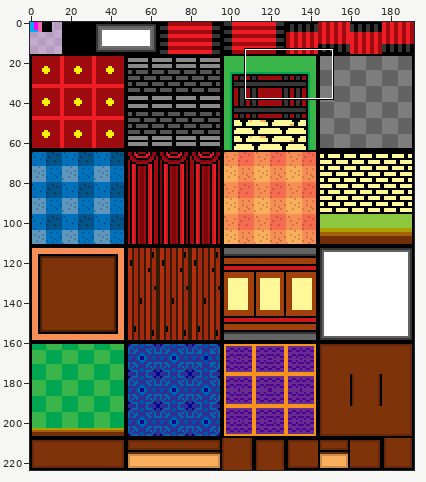
A sprite sheet gets an edit: sprites/sTilesCasino/68777d4e-9b91-48a6-8e90-35934fd315e8.png. Above: a wide view before the commit, with the close-up outlined.
Close-up. Before:
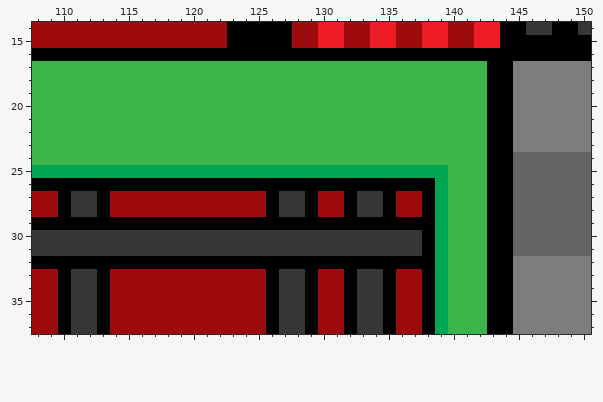
The file is 192x224 pixels. Shown: x 108..150, y 14..37.
After:
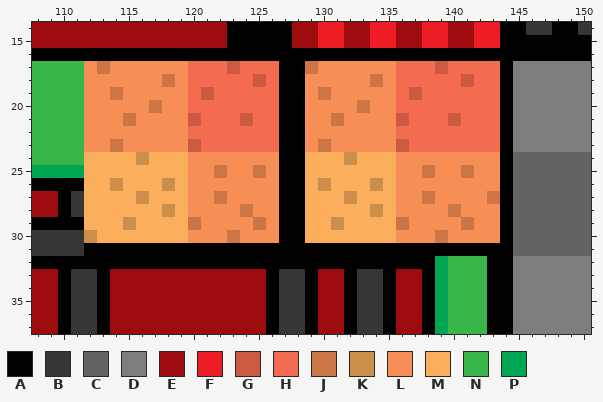
Palette (. is transparent): A #000000  B #363636  C #636363  D #7d7d7d  E #9e0b0f  F #ee1c24  G #cc5a42  H #f36c4f  J #cc7547  K #cc8e4b  L #f78e56  M #fbaf5d  N #39b54a  P #00a651
Difference:
Changed rows in their new state; - is an unchanged pixel.
first column x 112:
17 LJLLLLLLHHHGHHHAAJLLLLLLHHHGHHHH
18 LLLLLLJLHHHHHGHAALLLLLJLHHHHHGHH
19 LLJLLLLLHGHHHHHAALJLLLLLHGHHHHHH
20 LLLLLJLLHHHHHHHAALLLLJLLHHHHHHHH
21 LLLJLLLLGHHHGHHAALLJLLLLGHHHGHHH
22 LLLLLLLLHHHHHHHAALLLLLLLHHHHHHHH
23 LLJLLLLLGHHHHHHAALJLLLLLGHHHHHHH
24 MMMMKMMMLLLLLLLAAMMMKMMMLLLLLLLL
25 MMMMMMMMLLJLLJLAAMMMMMMMLLJLLJLL
26 MMKMMMKMLLLLLLL--MKMMMKMLLLLLLLL
27 MMMMKMMMLLJLLLLAAMMMKMMMLLJLLLLJ
28 MMMMMMKMLLLLJLLAAMMMMMKMLLLLJLLL
29 MMMKMMMMJLLLLJL--MMKMMMMJLLLLJLL
30 KMMMMMMMLLLJLLLAAMMMMMMMLLLJLLLL
31 AAAAAAAAAAAAAAAAAAAAAAAAAA-AAAA-
